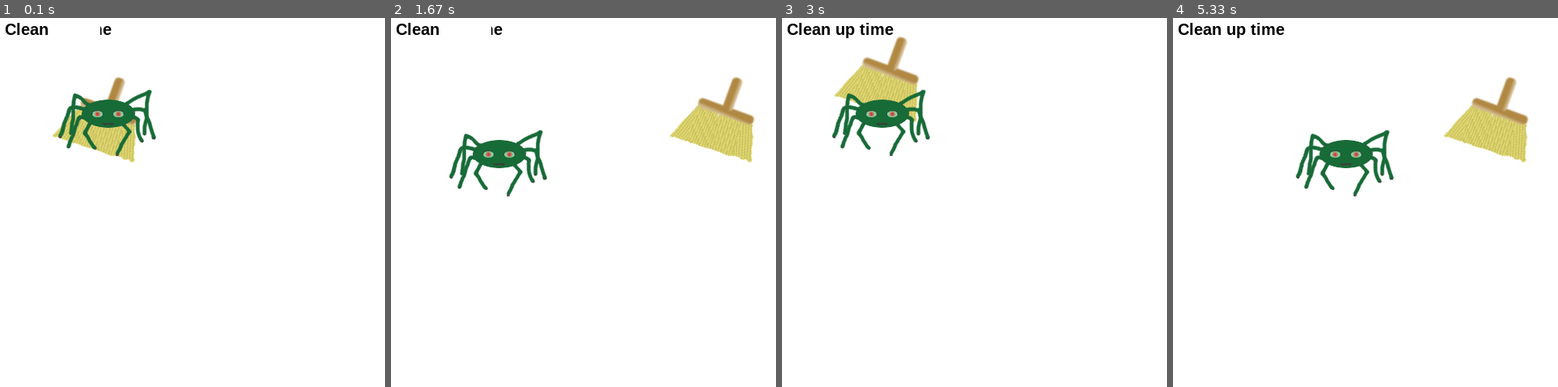
Above: before the commit, frames 1-4 (left to right).
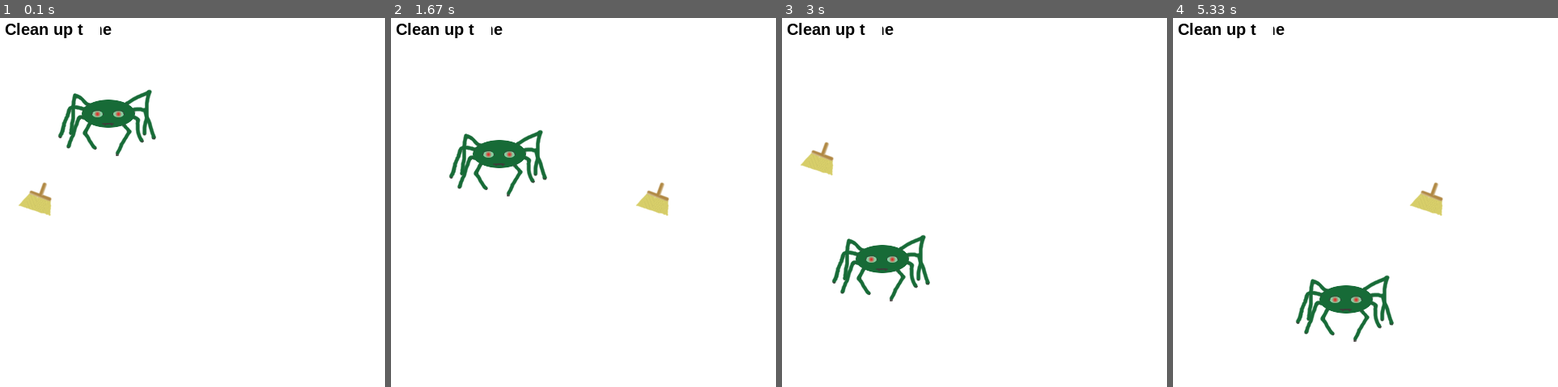
Above: after the commit, the same moments.

Repository: beatriceliang/RustyHeart
Game: pygame game, started from rustyplay.py
The game is run twice, just before and just after one commit, with the same random seed, the same clock (stepped at 60 frames per second) and the same inputs. The source is Python 2; it was converted automatically to run under Python 3.
Inputs (mouse positions are in pixels of both pictures, inside the frame that each line leads up to):
- Up to frame 1 (0.1 s): no input
- Up to frame 2 (1.67 s): hold Right 0.33-0.8 s; move the mouse to (625, 220) at 0.37 s; hold Up 0.83-1.13 s; move the mouse to (521, 209) at 0.87 s; tap Space at 0.9, 1.23, 1.53 s; hold Right 1.17-1.63 s; move the mouse to (699, 291) at 1.2 s
- Up to frame 3 (3 s): hold Left 1.67-2.2 s; move the mouse to (878, 147) at 1.7 s; tap Space at 1.73, 2.03, 2.3, 2.6, 2.73 s; hold Left 2.23-2.63 s; move the mouse to (874, 294) at 2.27 s; hold Up from 2.67 s (still down); move the mouse to (outside the picture) at 2.7 s
- Up to frame 4 (5.33 s): release Up at 3.03 s; hold Right 3.07-3.7 s; move the mouse to (1488, 239) at 3.1 s; tap Space at 3.13, 3.43, 3.8, 4.1, 4.3, 4.6, 4.8, 5.13 s; hold Left 3.73-4.2 s; move the mouse to (1292, 62) at 3.77 s; hold Right 4.23-4.7 s; move the mouse to (1438, 77) at 4.27 s; hold Up 4.73-5.03 s; move the mouse to (1242, 195) at 4.77 s; hold Right from 5.07 s (still down); move the mouse to (1404, 305) at 5.1 s

The runs differ from the first frame. In frame 1, 2.0% of the frame differs, in the area x 4-36%, y 1-54%; in frame 2, 3.1%; in frame 3, 6.3%; in frame 4, 6.8%, in the area x 21-93%, y 1-88%.

Commit message:
moved image rect into rusty from rustyplays

Diff:
--- a/rusty.py
+++ b/rusty.py
@@ -1,7 +1,9 @@
 import sys
 import random
+import pygame
 class Rusty:
     def __init__(self,location,speed,state):
+        pygame.init()
         self.location = location
         self.speed = speed
         self.state = state
@@ -10,7 +12,8 @@
         self.originLocation.append(location[0])
         self.originLocation.append(location[1])
 
-
+        self.image = pygame.image.load("rusty.png").convert_alpha()
+        self.rect = self.image.get_rect()
 
     def move(self):
         tempy = self.location[1]
--- a/rustyplay.py
+++ b/rustyplay.py
@@ -11,7 +11,9 @@
 
 # initialize pygame
 pygame.init()
-rus = rusty.Rusty([0,0],[0,0],"ground")
+screen = pygame.display.set_mode( (640, 480) )
+
+rus = rusty.Rusty([0,180],[0,0],"ground")
 cbox = cardboardbox.Cardboardbox([10,0],"ground")
 
 # initialize the fonts
@@ -32,9 +34,7 @@
 
 # load some images
 
-
-rusdude = pygame.image.load( "Broom.png" ).convert_alpha()
-cboxdude = pygame.image.load( "Spider.png" ).convert_alpha()
+cboxdude = pygame.image.load( "box.png" ).convert_alpha()
 
 # create a font
 afont = pygame.font.SysFont( "Helvetica", 20, bold=True )
@@ -91,14 +91,13 @@
 # get the mouse position and put the broom so it is centered on the
 # mouse location
 tpos = pygame.mouse.get_pos()
-trect = rusdude.get_rect()
-rusdudeRect = rusdude.get_rect().move( tpos[0] - trect.width/2, tpos[1] - trect.height/2 )
-rusDudeActiveRect = pygame.Rect((4, 41),(106, 82))
+trect = rus.image.get_rect()
+
 cboxdudeRect = cboxdude.get_rect().move(tpos[0]-trect.width/2, tpos[1]-trect.height/2)
 
 
 # blit the broom to the screen and update the display
-screen.blit( rusdude, rusdudeRect )
+screen.blit( rus.image, rus.rect )
 screen.blit( cboxdude, cboxdudeRect)
 
 ####################### Main Event Loop #########################
@@ -119,7 +118,7 @@
 
         if event.type == pygame.MOUSEMOTION:
             # erase the existing broom
-            drawBkg( screen, text, refresh, rusdudeRect )
+            drawBkg( screen, text, refresh, rus.rect )
             drawBkg( screen, text, refresh, cboxdudeRect )
 
         if event.type == pygame.MOUSEBUTTONDOWN:
@@ -155,7 +154,7 @@
 
         if event.type == pygame.QUIT:
             sys.exit()
-    drawBkg(screen,text,refresh,rusdudeRect)
+    drawBkg(screen,text,refresh,rus.rect)
     drawBkg(screen,text,refresh,cboxdudeRect)
 
     print "speed"
@@ -176,10 +175,10 @@
 
 
     # If the game is in focus, draw things
-    rusdudeRect = pygame.Rect((rusdudeRect.width/2+rus.location[0],rusdudeRect.height/2+rus.location[1]),(rusdudeRect.width,rusdudeRect.height))
+    rus.rect = pygame.Rect((rus.rect.width/2+rus.location[0],rus.rect.height/2+rus.location[1]),(rus.rect.width,rus.rect.height))
     cboxdudeRect = pygame.Rect((cboxdudeRect.width/2+cbox.location[0],cboxdudeRect.height/2+cbox.location[1]),(cboxdudeRect.width,cboxdudeRect.height))
-    screen.blit(rusdude,rusdudeRect)
-    refresh.append(rusdudeRect)
+    screen.blit(rus.image,rus.rect)
+    refresh.append(rus.rect)
     screen.blit(cboxdude,cboxdudeRect)
     refresh.append(cboxdudeRect)
 
Binary file changed: rusty.png
Not shown, changed: rusty.pyc
